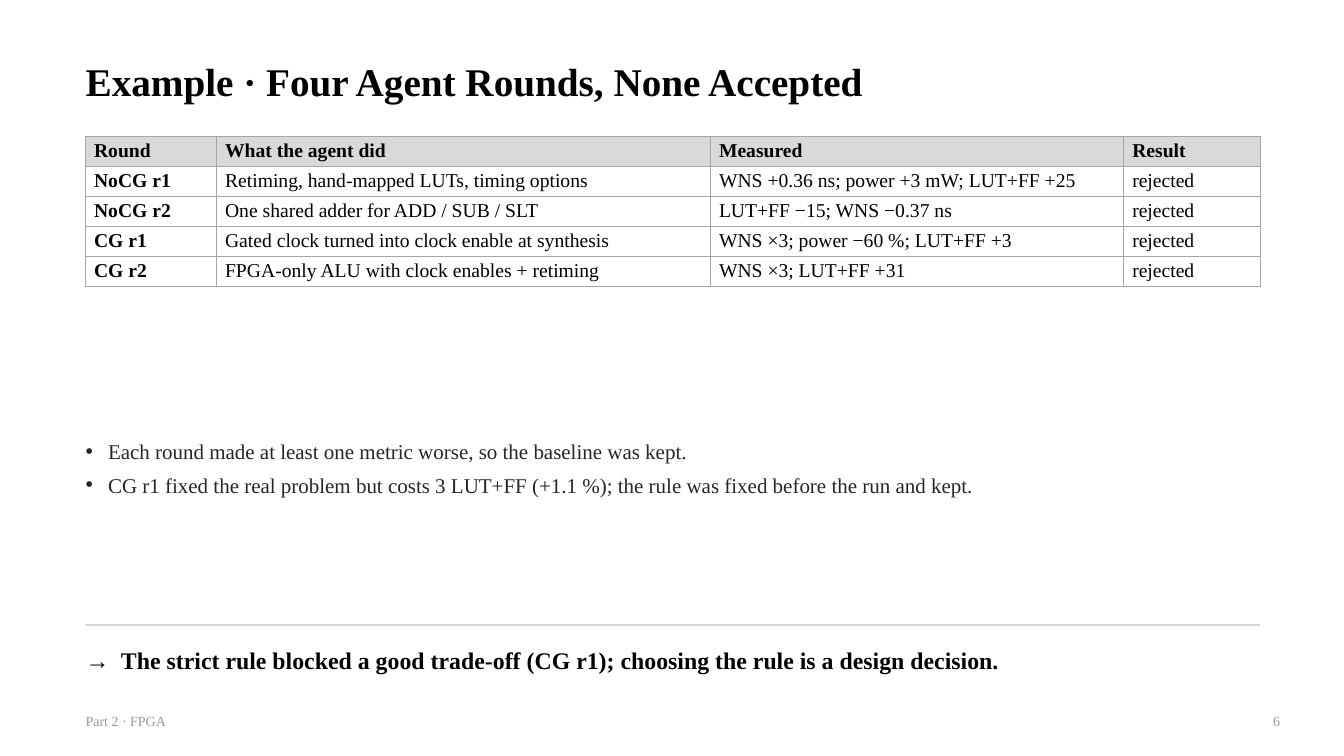
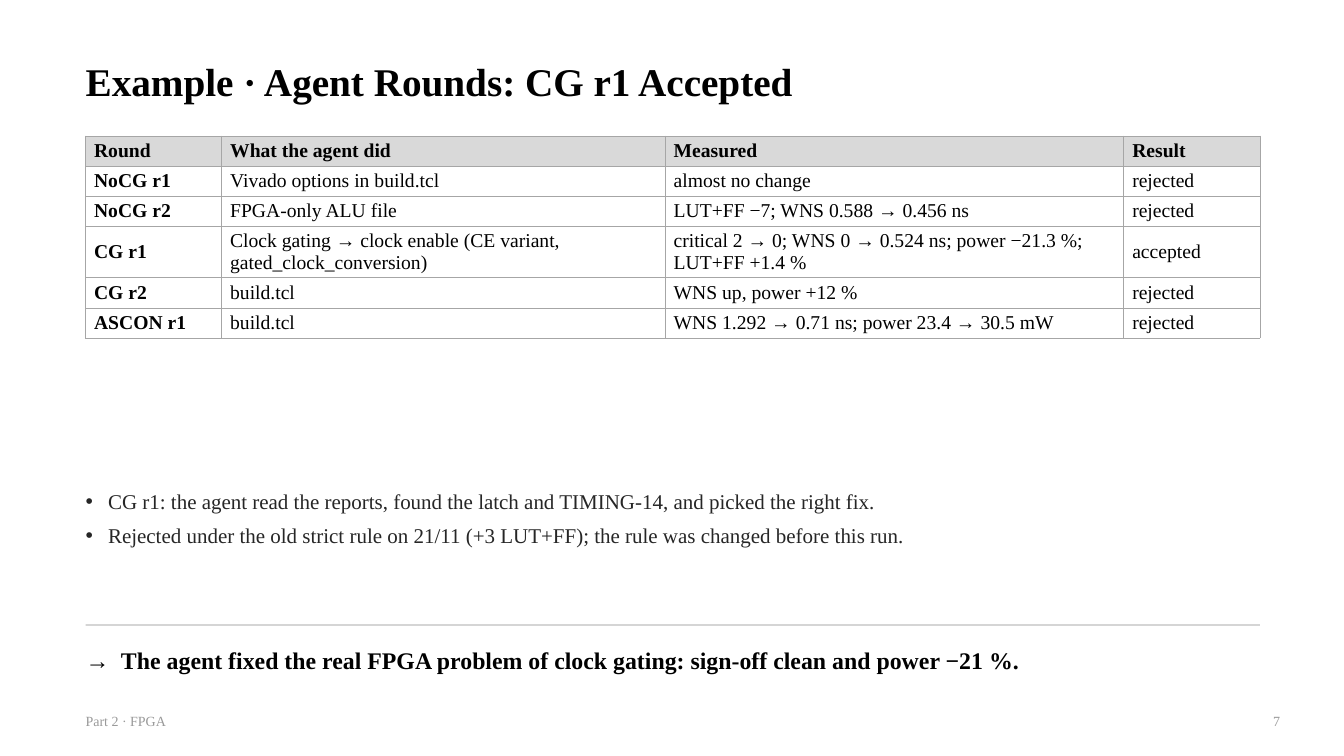
Before and after one commit to chipchip-tech/CHIA-workflow, a slide deck: slide 7 of projects/demo-alu/report/guides/2_FPGA.pptx (slide 6 before the commit). Drawn at 1344x756 pixels with LibreOffice and Linux fonts; fonts in the diff are those of the drawing. Boxes give left, top, right and bottom in pixels: in the first picture for what was removed or moved away, otherwise in the second. Text is boxed around its words. In the diff, an @@ line names an element or a change of style, - is before the commit and + after.

```diff
--- a/projects/demo-alu/report/guides/2_FPGA.pptx
+++ b/projects/demo-alu/report/guides/2_FPGA.pptx
@@ text at (86,68,792,103): text changed @@
-Example · Four Agent Rounds, None Accepted
+Example · Agent Rounds: CG r1 Accepted
@@ table at (86,136,1260,338) @@
-row 2: NoCG r1 | Retiming, hand-mapped LUTs, timing options | WNS +0.36 ns; power +3 mW; LUT+FF +25 | rejected
-row 3: NoCG r2 | One shared adder for ADD / SUB / SLT | LUT+FF −15; WNS −0.37 ns | rejected
-row 4: CG r1 | Gated clock turned into clock enable at synthesis | WNS ×3; power −60 %; LUT+FF +3 | rejected
-row 5: CG r2 | FPGA-only ALU with clock enables + retiming | WNS ×3; LUT+FF +31 | rejected
+row 2: NoCG r1 | Vivado options in build.tcl | almost no change | rejected
+row 3: NoCG r2 | FPGA-only ALU file | LUT+FF −7; WNS 0.588 → 0.456 ns | rejected
+row 4: CG r1 | Clock gating → clock enable (CE variant, gated_clock_conversion) | critical 2 → 0; WNS 0 → 0.524 ns; power −21.3 %; LUT+FF +1.4 % | accepted
+row 5: CG r2 | build.tcl | WNS up, power +12 % | rejected
+row 6: ASCON r1 | build.tcl | WNS 1.292 → 0.71 ns; power 23.4 → 30.5 mW | rejected
@@ text at (108,494,903,548): text changed @@
-• Each round made at least one metric worse, so the baseline was kept.
-• CG r1 fixed the real problem but costs 3 LUT+FF (+1.1 %); the rule was fixed before the run and kept.
+• CG r1: the agent read the reports, found the latch and TIMING-14, and picked the right fix.
+• Rejected under the old strict rule on 21/11 (+3 LUT+FF); the rule was changed before this run.
@@ text at (121,652,983,674): text changed @@
-→ The strict rule blocked a good trade-off (CG r1); choosing the rule is a design decision.
+→ The agent fixed the real FPGA problem of clock gating: sign-off clean and power −21 %.
@@ text at (1273,717,1280,726): text changed @@
-6
+7
```
Also in this commit, not shown: 6 other slides changed, 2 slides added, 5 other files.
